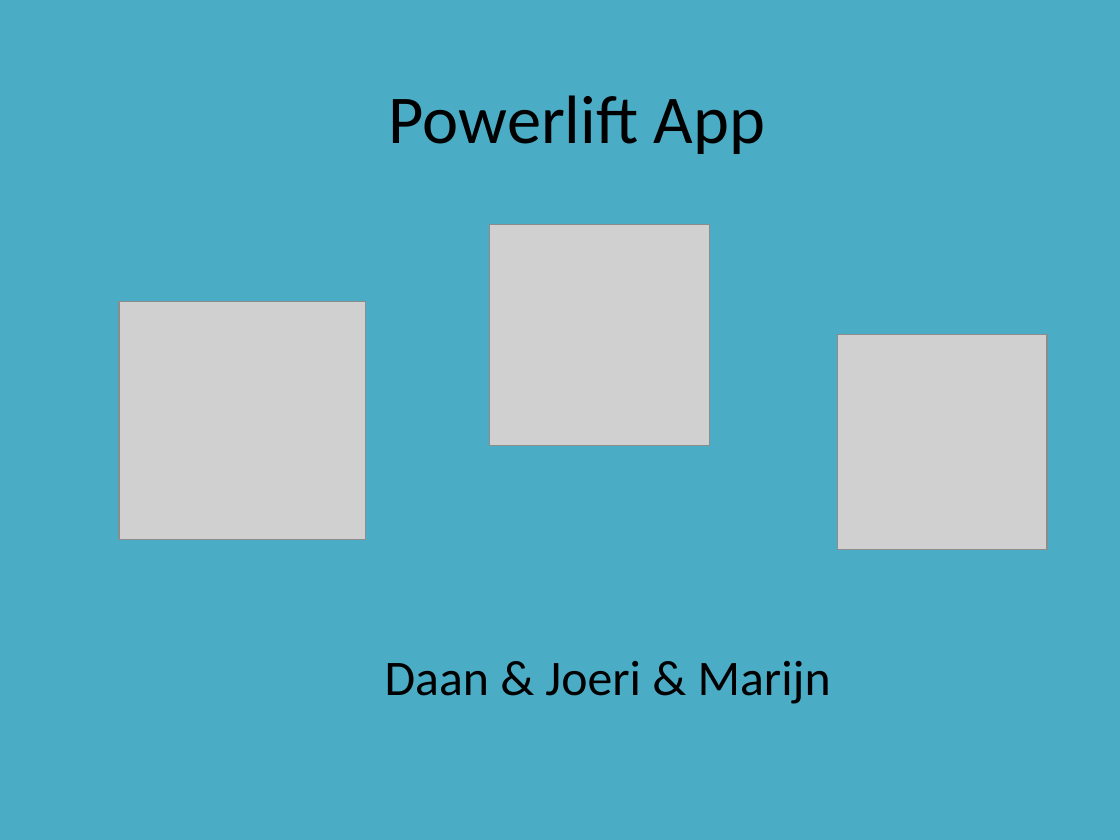
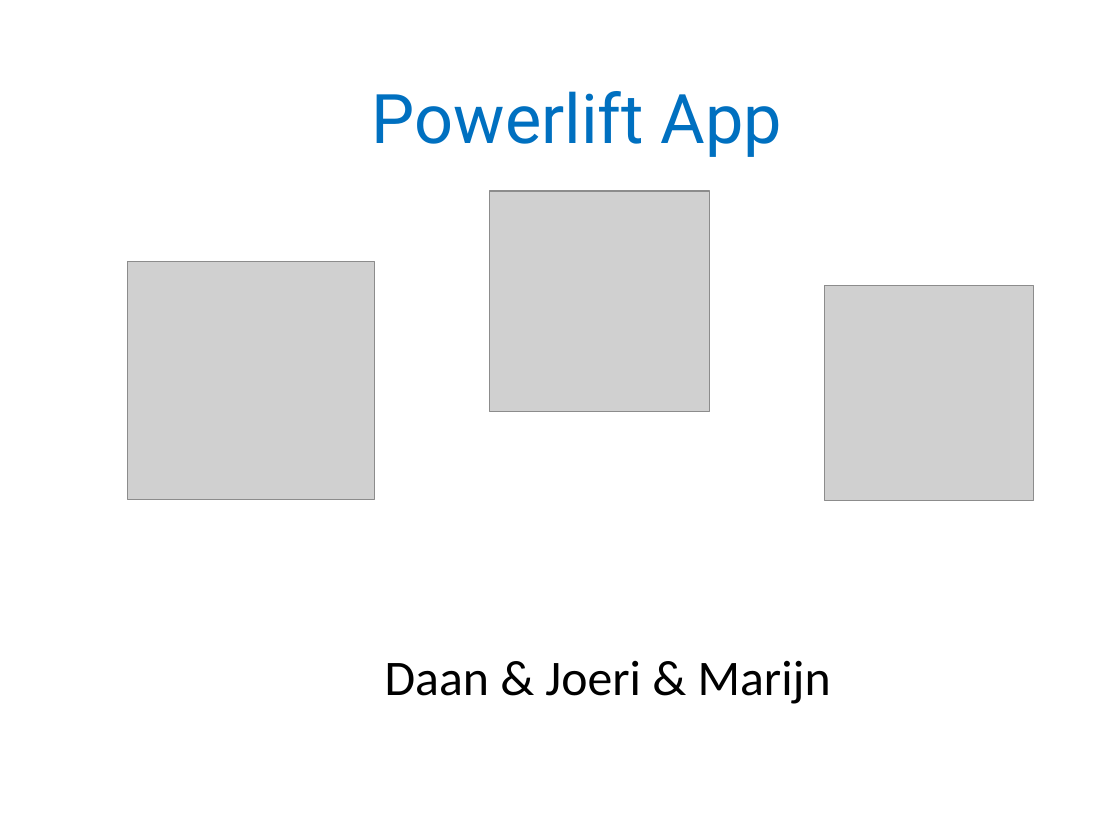
Before and after one commit to DASnoeken/Powerlift_App, a slide deck: slide 1 of Powerlift Powerpoint.pptx. Drawn at 1120x840 pixels with LibreOffice and Linux fonts; fonts in the diff are those of the drawing; grey boxes stand for pictures; background and template pictures are left out. Boxes give left, top, right and bottom in pixels: in the first picture for what was removed or moved away, otherwise in the second. Text is boxed around its words. In the diff, an @@ line names an element or a change of style, - is before the commit and + after.

```diff
--- a/Powerlift Powerpoint.pptx
+++ b/Powerlift Powerpoint.pptx
@@ background #4BACC6 to picture (left out) @@
@@ title "Powerlift App" at [372,91,782,157]: font Calibri to Roboto, text colour #000000 to #0070C0 @@
@@ picture: place and size @@
-picture at [489,225,710,446]
+picture at [489,190,710,411]
@@ picture: place and size @@
-picture at [119,301,365,540]
+picture at [128,261,374,500]
@@ picture: place and size @@
-picture at [838,335,1047,550]
+picture at [824,286,1034,501]
```
Also in this commit, not shown: 9 other slides changed, 1 slide added, 1 other file.
